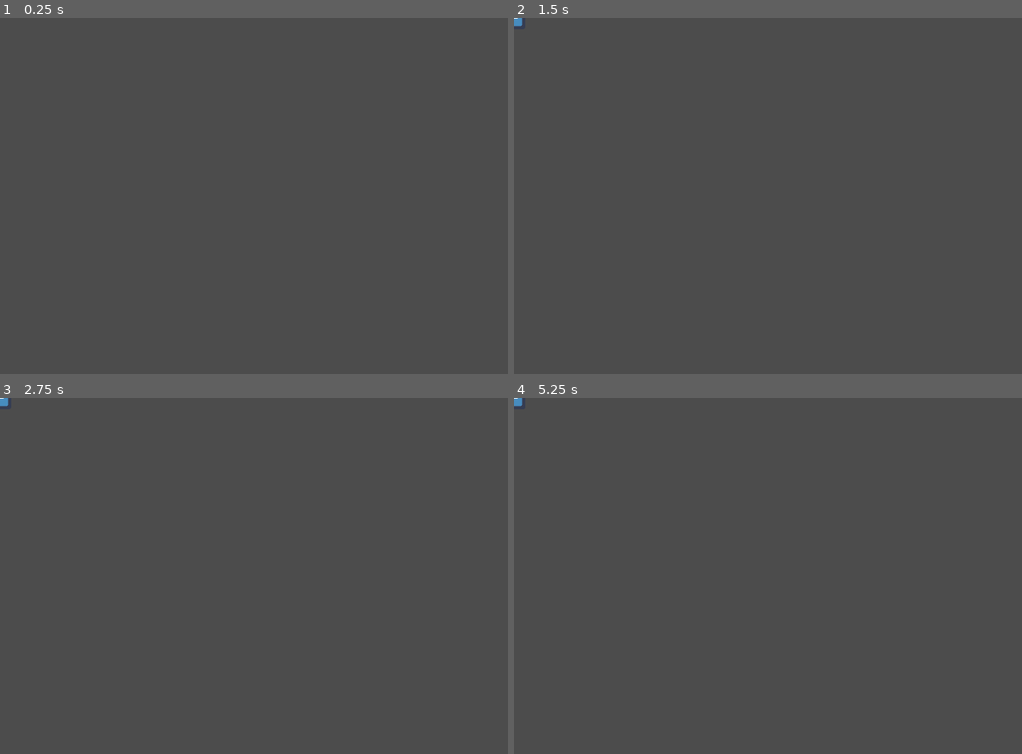
Above: before the commit, frames 1-4 (two rows, left to right).
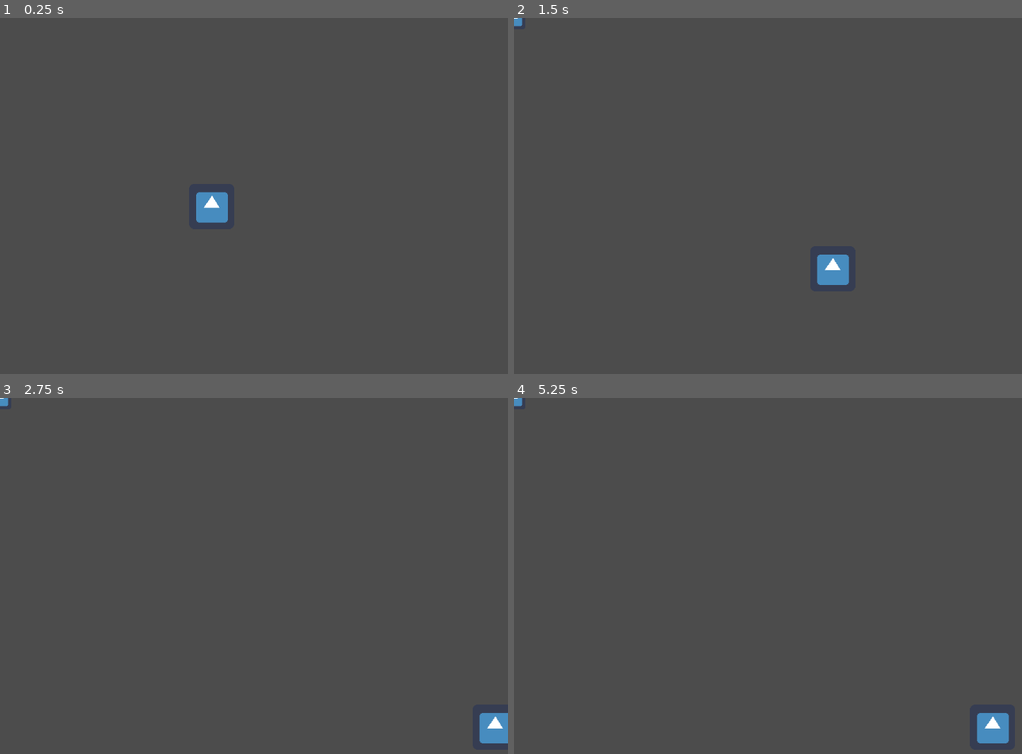
Above: after the commit, the same moments.

Repository: yosuanicolaus/godot-practice
Game: Godot game, scene res://practice/practice.tscn
Same seed, same stepped clock (60 frames per second), same inputs: the game is played once before the commit and once after it. The engine's default icon, where the game draws it, is replaced by a stand-in: a white triangle on a blue panel in a dark square.
Inputs (mouse positions are in pixels of both pictures, inside the frame that each line leads up to):
- Up to frame 1 (0.25 s): no input
- Up to frame 2 (1.5 s): tap Enter (ui_accept) at 0.5, 0.77 s; move the mouse to (879, 188) at 0.52 s; hold Right (ui_right) 0.53-1.28 s; click (879, 188) at 0.67 s; move the mouse to (666, 228) at 1.27 s; hold Down (ui_down) from 1.28 s (still down)
- Up to frame 3 (2.75 s): tap Enter (ui_accept) at 1.52 s; move the mouse to (304, 504) at 2.02 s; release Down (ui_down) at 2.03 s; hold Right (ui_right) from 2.03 s (still down)
- Up to frame 4 (5.25 s): move the mouse to (742, 665) at 2.77 s; release Right (ui_right) at 2.78 s; hold Up (ui_up) 2.78-3.53 s; click (742, 665) at 2.92 s; tap Enter (ui_accept) at 3.02, 3.5, 3.77, 4.25, 4.52 s; move the mouse to (920, 647) at 3.52 s; hold Left (ui_left) 3.53-5.03 s; move the mouse to (615, 533) at 4.27 s; move the mouse to (793, 590) at 5.02 s; hold Down (ui_down) from 5.03 s (still down); click (793, 590) at 5.17 s

The runs differ from the first frame. In frame 1, 0.5% of the frame differs, in the area x 38-45%, y 48-58%; in frame 2, 0.5%; in frame 3, 0.5%; in frame 4, 0.5%.

Commit message:
testing using clamp func

Diff:
--- a/practice/practice.tscn
+++ b/practice/practice.tscn
@@ -1,7 +1,13 @@
-[gd_scene load_steps=3 format=2]
+[gd_scene load_steps=6 format=2]
 
+[ext_resource path="res://practice/test_clamp.gd" type="Script" id=1]
 [ext_resource path="res://practice/practice.gd" type="Script" id=2]
 [ext_resource path="res://icon.png" type="Texture" id=3]
+
+[sub_resource type="CircleShape2D" id=1]
+
+[sub_resource type="RectangleShape2D" id=2]
+extents = Vector2( 1000, 10 )
 
 [node name="practice" type="Node2D"]
 script = ExtResource( 2 )
@@ -12,3 +18,19 @@
 texture = ExtResource( 3 )
 
 [node name="Timer" type="Timer" parent="."]
+
+[node name="KinematicBody2D" type="KinematicBody2D" parent="."]
+position = Vector2( 300, 264 )
+script = ExtResource( 1 )
+
+[node name="CollisionShape2D" type="CollisionShape2D" parent="KinematicBody2D"]
+shape = SubResource( 1 )
+
+[node name="Sprite" type="Sprite" parent="KinematicBody2D"]
+texture = ExtResource( 3 )
+
+[node name="StaticBody2D" type="StaticBody2D" parent="."]
+position = Vector2( 280, 486 )
+
+[node name="CollisionShape2D" type="CollisionShape2D" parent="StaticBody2D"]
+shape = SubResource( 2 )
--- /dev/null
+++ b/practice/test_clamp.gd
@@ -0,0 +1,27 @@
+extends KinematicBody2D
+
+var max_speed = 200
+var gravity = 80
+var acceleration = 500
+
+var direction = Vector2.ZERO
+var velocity = Vector2.ZERO
+
+
+func _ready():
+	pass
+
+
+func _process(delta):
+	direction = Vector2.ZERO
+
+	if Input.is_action_pressed("ui_left"):
+		direction.x -= 1
+	if Input.is_action_pressed("ui_right"):
+		direction.x += 1
+
+	velocity.x += direction.x * acceleration * delta
+	velocity.y += gravity * delta
+
+	velocity.x = clamp(velocity.x, -max_speed, max_speed)
+	velocity = move_and_slide(velocity, Vector2.UP)
